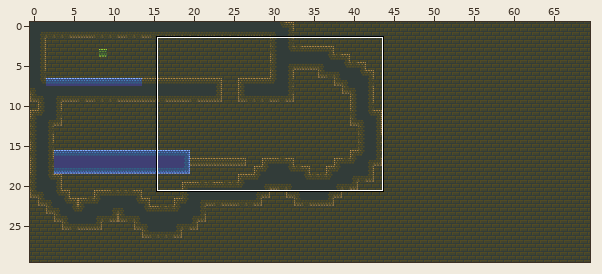
Two states of a Tiled map, Platformer/android/assets/level1.tmx. The picture above shows the old version from afar; the outline marks the close-up.
Close-up. Earlier state:
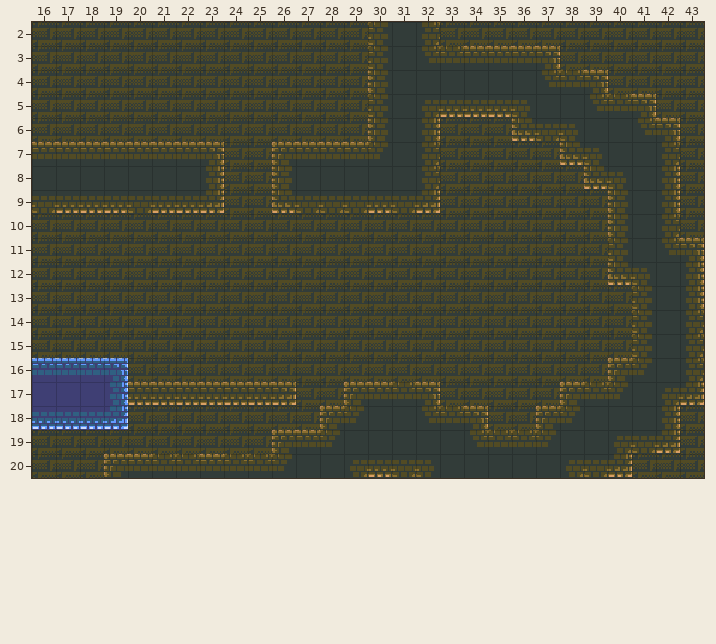
Cells are 16x16 px. Shown: x 16..43, y 2..20.
After:
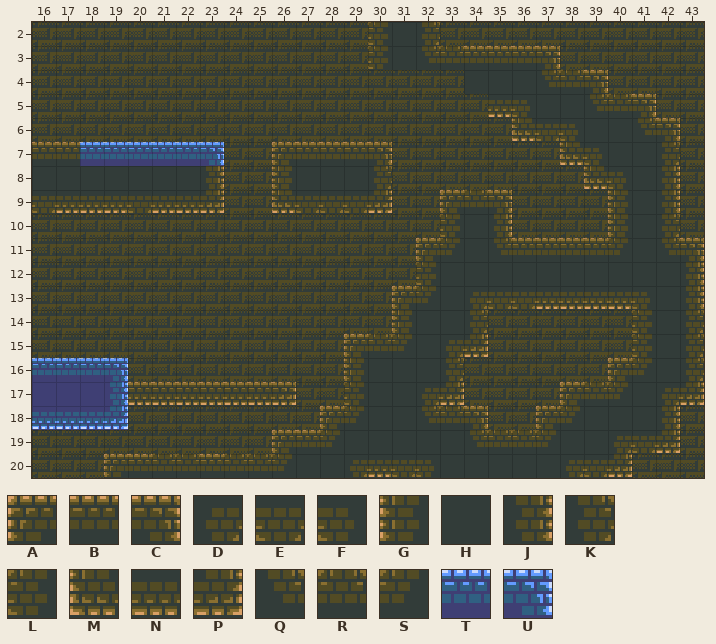
Key: from "bricks": A 0, B 1, C 2, D 8, E 9, F 10, G 11, H 12, J 13, K 19, L 21, M 22, N 23, P 24, Q 30, R 31, S 32, T 34, U 35.
_ is an empty cell.
Author's note on the commit: Изменил карту
The edit:
Layer "Ground":
y 4: x 30..33 GHHH -> ____
y 5: x 30..34 LHDNN -> _____
y 6: x 30..32 GHJ -> ___
y 7: x 18..23 BBBBBC -> TTTTTU; x 30..32 SHK -> C__
y 8: x 30..32 HHK -> K__
y 9: x 30..35 NEP___ -> P__ARC
y 10: x 33..35 ___ -> LHJ
y 11: x 32..40 ________L -> ASHQBBBBS
y 12: x 32..41 ________MF -> LHHHHHHHHH
y 13: x 31..41 __________L -> ASHDEENNNNF
y 14: x 31..34 ____ -> GHHK
y 15: x 29..34 ______ -> ARSHDP
y 16: x 29..33 _____ -> GHHHK
y 17: x 29..33 ABRC_ -> LHHDP
